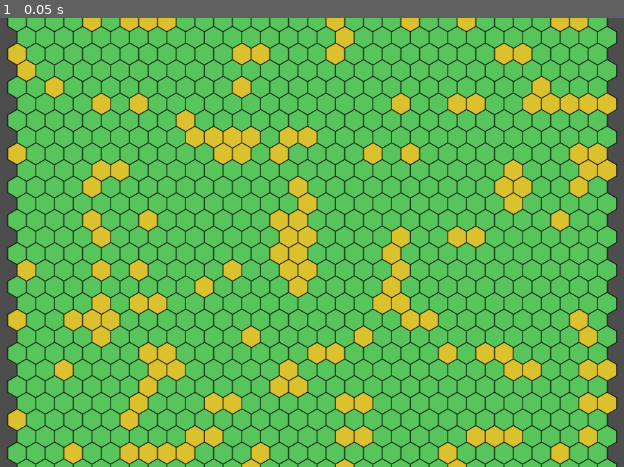
Above: before the commit, frame 1.
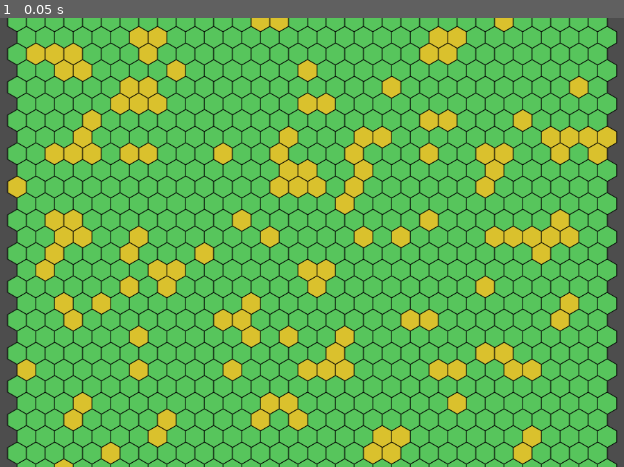
Above: after the commit, the same moment.

Repository: ARCsweden/GameJam2025Fall
Game: Godot game, scene res://Assets/World.tscn
Two runs of this game, one before a commit and one after it. Both use one fixed random seed, a clock stepped at 60 frames per second and the inputs below.
Inputs:
- Up to frame 1 (0.05 s): no input

The runs differ from the first frame. In frame 1, 26% of the frame differs, in the area x 1-99%, y 0-100%.

Commit message:
Added code to handle dance calculations and added a signal for hex hovering

Diff:
--- a/dancing-queen/Assets/World.tscn
+++ b/dancing-queen/Assets/World.tscn
@@ -7,3 +7,5 @@
 [node name="TileMapLayer" parent="." instance=ExtResource("1_doo4g")]
 
 [node name="Camera2D" type="Camera2D" parent="."]
+
+[connection signal="hovering_changed" from="TileMapLayer" to="TileMapLayer" method="_on_hovering_changed"]
--- a/dancing-queen/generate_map.gd
+++ b/dancing-queen/generate_map.gd
@@ -1,6 +1,8 @@
-extends TileMapLayer
+@tool
+extends HexagonTileMapLayer
 
 @export var noise_tex : NoiseTexture2D
+@export var hive_pos : Vector3 = Vector3(0,0,0)
 
 var grass_atlas = Vector2i(2,0)
 var flower_atlas = Vector2i(0,0)
@@ -9,12 +11,21 @@
 var width : int = 32
 var height : int = 32
 var source_id = 0
+
+var hovering_tile: Vector3i = Vector3i.ZERO
+signal hovering_changed
+
+
 func _ready() -> void:
+	super._ready()
+	# Enable pathfinding
+	pathfinding_enabled = true
 	generate_world()
 	pass
 
 func generate_world():
 	noise = noise_tex.noise
+	noise.seed = randi() % 500
 	for x in range(-width/2, width /2):
 		for y in range(-height/2, height/2):
 			var noise_val :float = noise.get_noise_2d(x,y)
@@ -23,3 +34,73 @@
 				set_cell(Vector2i(x,y), source_id, grass_atlas)
 			else:
 				set_cell(Vector2i(x,y), source_id,flower_atlas)
+
+
+func get_dance_sequence(lineToTarget:Array[Vector3i], objectFound: int) -> Array[Array]:
+
+	var lasthex = lineToTarget[0]
+	lineToTarget.remove_at(0)
+	var moves = []
+	var dance = [[objectFound,1]]
+	for hex in lineToTarget:
+		if hex == cube_neighbor(lasthex,TileSet.CELL_NEIGHBOR_RIGHT_SIDE):
+			moves.append(1)
+
+			pass
+
+		elif hex == cube_neighbor(lasthex,TileSet.CELL_NEIGHBOR_BOTTOM_RIGHT_SIDE):
+			moves.append(2)
+			pass
+
+		elif hex == cube_neighbor(lasthex,TileSet.CELL_NEIGHBOR_BOTTOM_LEFT_SIDE):
+			moves.append(3)
+			pass
+
+		elif hex == cube_neighbor(lasthex,TileSet.CELL_NEIGHBOR_LEFT_SIDE):
+			moves.append(4)
+			pass
+
+		elif hex == cube_neighbor(lasthex,TileSet.CELL_NEIGHBOR_TOP_LEFT_SIDE):
+			moves.append(5)
+			pass
+
+		elif hex == cube_neighbor(lasthex,TileSet.CELL_NEIGHBOR_TOP_RIGHT_SIDE):
+			moves.append(6)
+			pass
+		lasthex = hex
+
+	for move in moves:
+		var found = false
+		for i in len(dance):
+			if dance[i-1][0] == move:
+				dance[i-1][1] = dance[i-1][1] + 1
+				found = true
+		if found==false: dance.append([move,1])
+		found = false
+
+	return dance
+
+func get_line_from_hive(target: Vector3):
+	var line = self.cube_linedraw(hive_pos,target)
+	return line
+
+func _unhandled_input(event: InputEvent):
+	if is_visible_in_tree() and event is InputEventMouseMotion:
+		var cell_under_mouse = get_closest_cell_from_mouse()
+		if cell_under_mouse.distance_squared_to(hovering_tile) != 0:
+			hovering_tile = cell_under_mouse
+			hovering_changed.emit()
+
+
+
+# RIGHT_SIDE  1
+# BOTTOM_RIGHT_SIDE 2
+# BOTTOM_LEFT_SIDE 3
+# LEFT_SIDE 4
+# TOP_LEFT_SIDE 5
+# TOP_RIGHT_SIDE 6
+
+
+func _on_hovering_changed() -> void:
+	print(hovering_tile)
+	pass
--- a/dancing-queen/project.godot
+++ b/dancing-queen/project.godot
@@ -11,7 +11,7 @@
 [application]
 
 config/name="DancingQueen"
-run/main_scene="uid://cmo44rk3t4wbk"
+run/main_scene="uid://d0f4cvssped1j"
 config/features=PackedStringArray("4.5", "GL Compatibility")
 config/icon="res://icon.svg"
 
Not shown: 1 places in dancing-queen/Assets/World.tscn that only renumber resources
